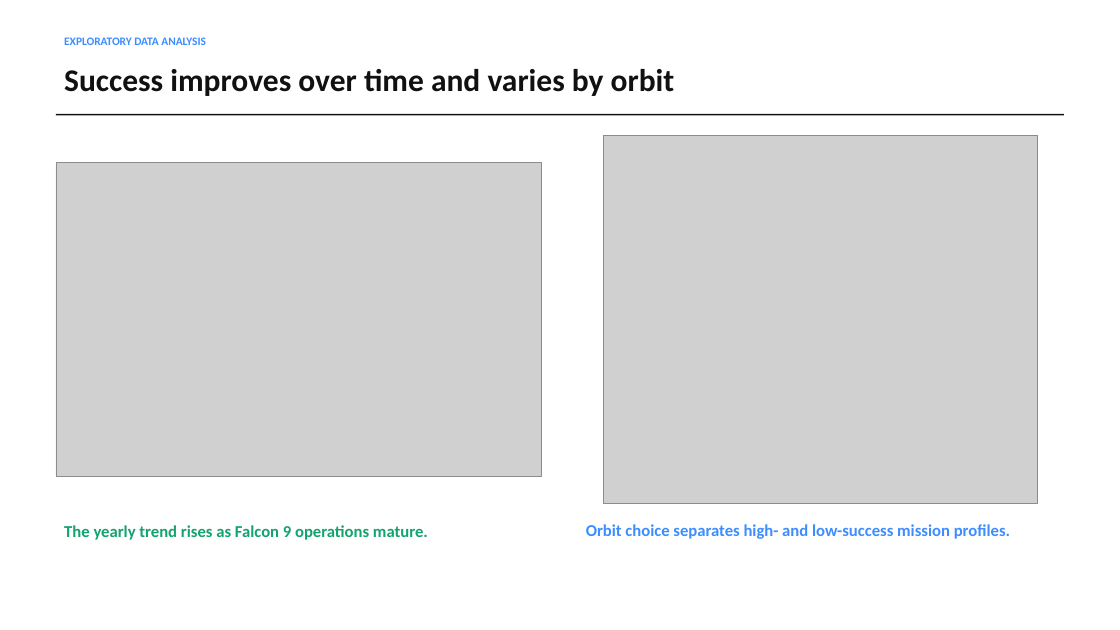
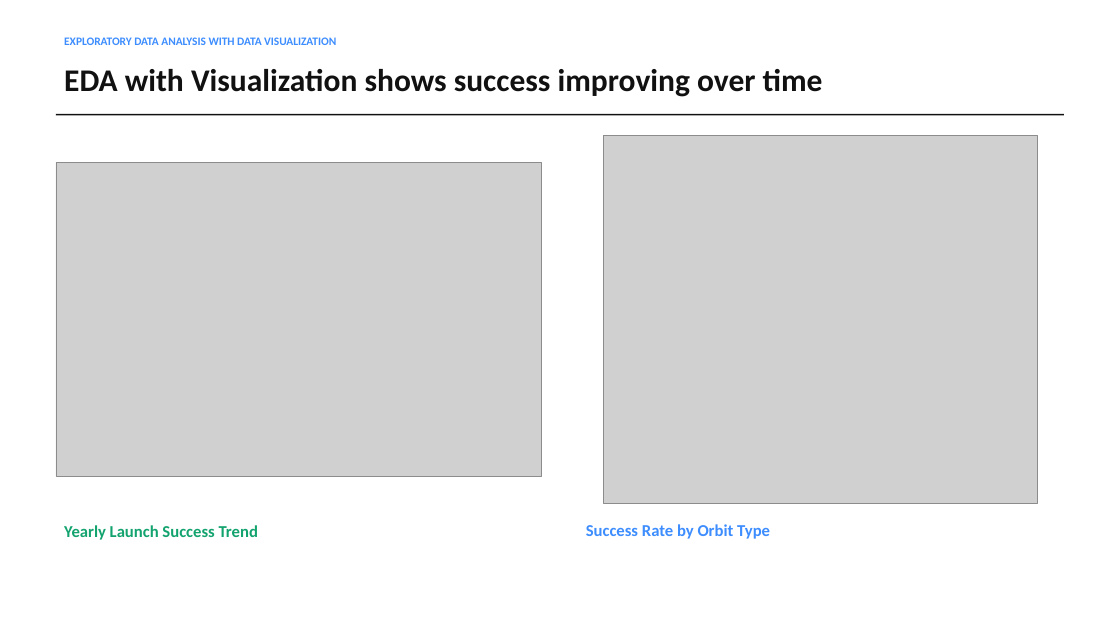
Before and after one commit to TristinWen/spacex-falcon9-landing-prediction, a slide deck: slide 9 of final-deliverables/SpaceX_Falcon9_Final_Presentation.pptx (slide 6 before the commit). Drawn at 1120x630 pixels with LibreOffice and Linux fonts; fonts in the diff are those of the drawing; grey boxes stand for pictures. Boxes give left, top, right and bottom in pixels: in the first picture for what was removed or moved away, otherwise in the second. Text is boxed around its words. In the diff, an @@ line names an element or a change of style, - is before the commit and + after.

```diff
--- a/final-deliverables/SpaceX_Falcon9_Final_Presentation.pptx
+++ b/final-deliverables/SpaceX_Falcon9_Final_Presentation.pptx
@@ text at [64,37,336,45]: text changed @@
-EXPLORATORY DATA ANALYSIS
+EXPLORATORY DATA ANALYSIS WITH DATA VISUALIZATION
@@ text at [64,69,823,97]: text changed @@
-Success improves over time and varies by orbit
+EDA with Visualization shows success improving over time
@@ text at [64,525,258,540]: text changed @@
-The yearly trend rises as Falcon 9 operations mature.
+Yearly Launch Success Trend
@@ text at [586,524,770,539]: text changed @@
-Orbit choice separates high- and low-success mission profiles.
+Success Rate by Orbit Type
```
Also in this commit, not shown: 5 other slides changed, 7 slides added, 3 slides removed, 1 other file.
